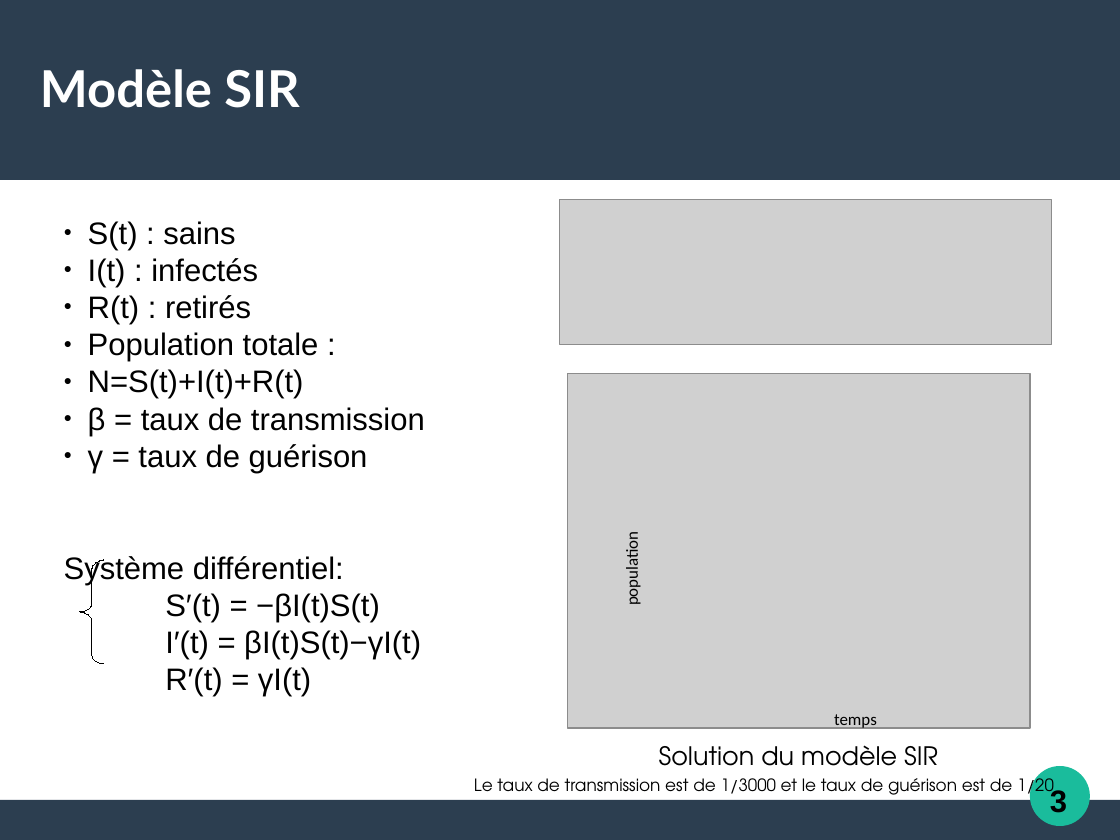
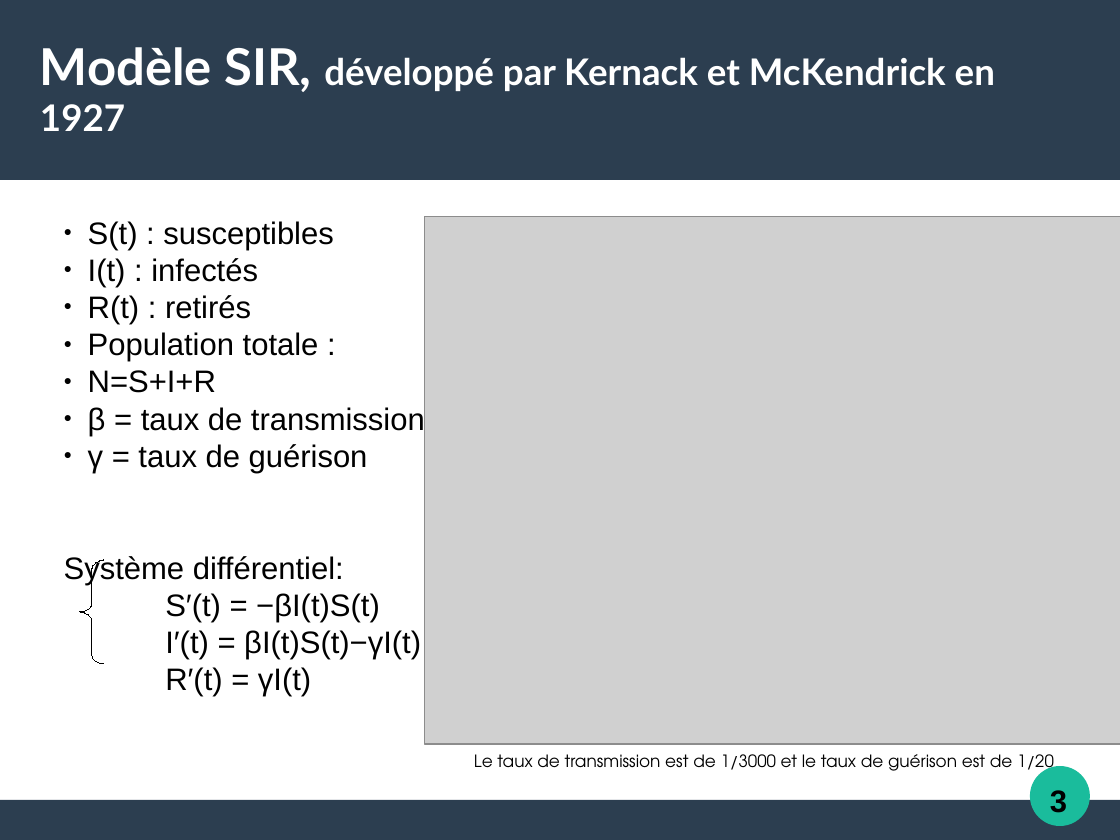
Before and after one commit to Alexia57/TIPE-2021-MP, a slide deck: slide 5 of Tipe_presentation.odp. Drawn at 1120x840 pixels with LibreOffice and Linux fonts; fonts in the diff are those of the drawing; grey boxes stand for pictures. Boxes give left, top, right and bottom in pixels: in the first picture for what was removed or moved away, otherwise in the second. Text is boxed around its words. In the diff, an @@ line names an element or a change of style, - is before the commit and + after.

```diff
--- a/Tipe_presentation.odp
+++ b/Tipe_presentation.odp
@@ title at [40,47,995,131]: text changed; size 36 to 26 pt @@
-Modèle SIR
+Modèle SIR, développé par Kernack et McKendrick en 1927
@@ picture removed at [560,200,1052,345] @@
@@ text at [88,221,334,250]: text changed @@
-● S(t) : sains
+● S(t) : susceptibles
@@ picture: place and size @@
-picture at [568,373,1031,728]
+picture at [425,216,1120,744]
@@ text at [88,370,216,393]: text changed @@
-● N=S(t)+I(t)+R(t)
+● N=S+I+R
@@ text removed at [622,538,643,604] @@
-population
@@ text removed at [834,714,877,731] @@
-temps
@@ text "Le taux de transmission est ..." rewrapped from [474,773,1054,800] to [474,754,1054,776] @@
@@ text removed at [659,745,938,766] @@
-Solution du modèle SIR
```
Also in this commit, not shown: 13 other slides changed, 4 slides added, 6 slides removed, 31 other files.
